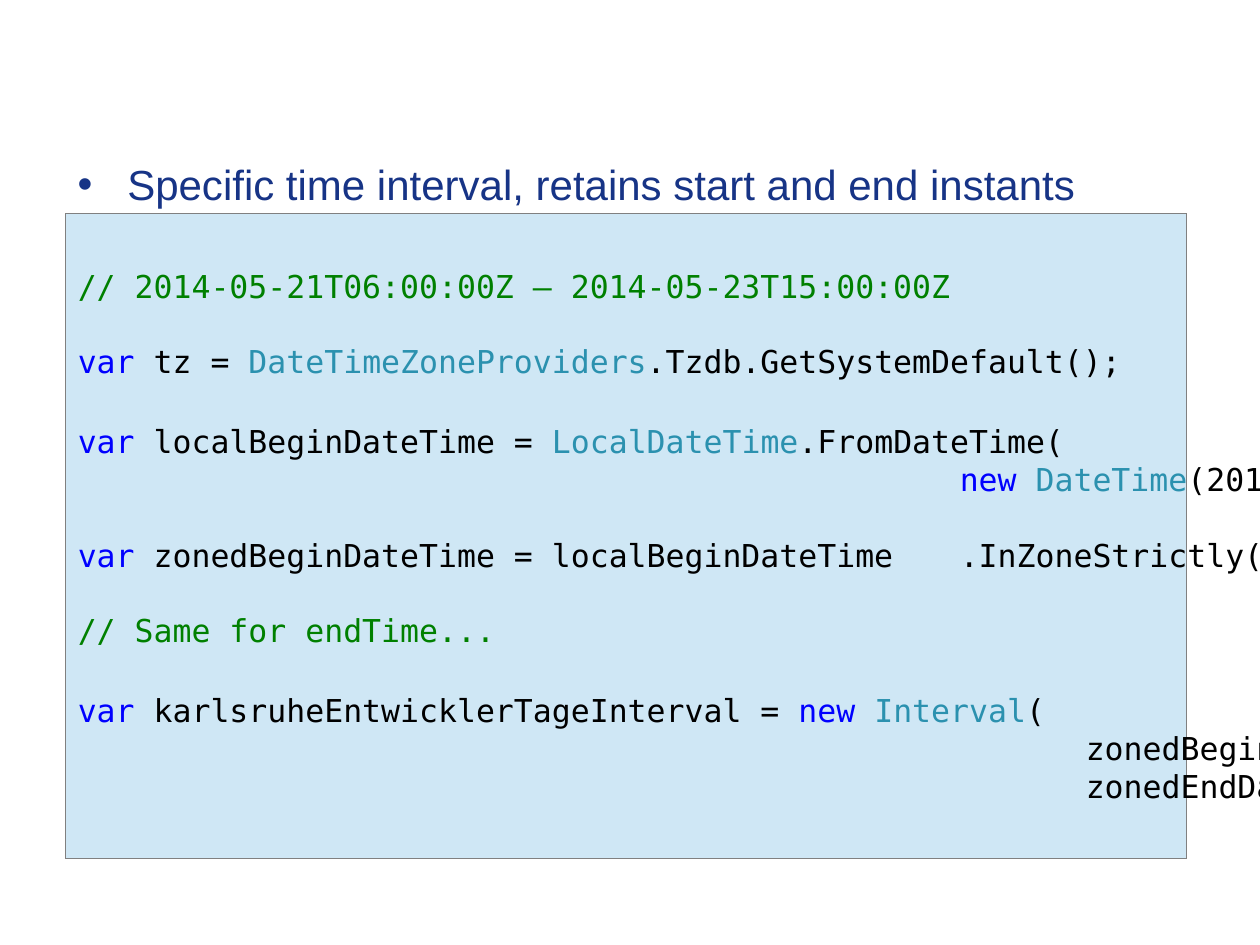
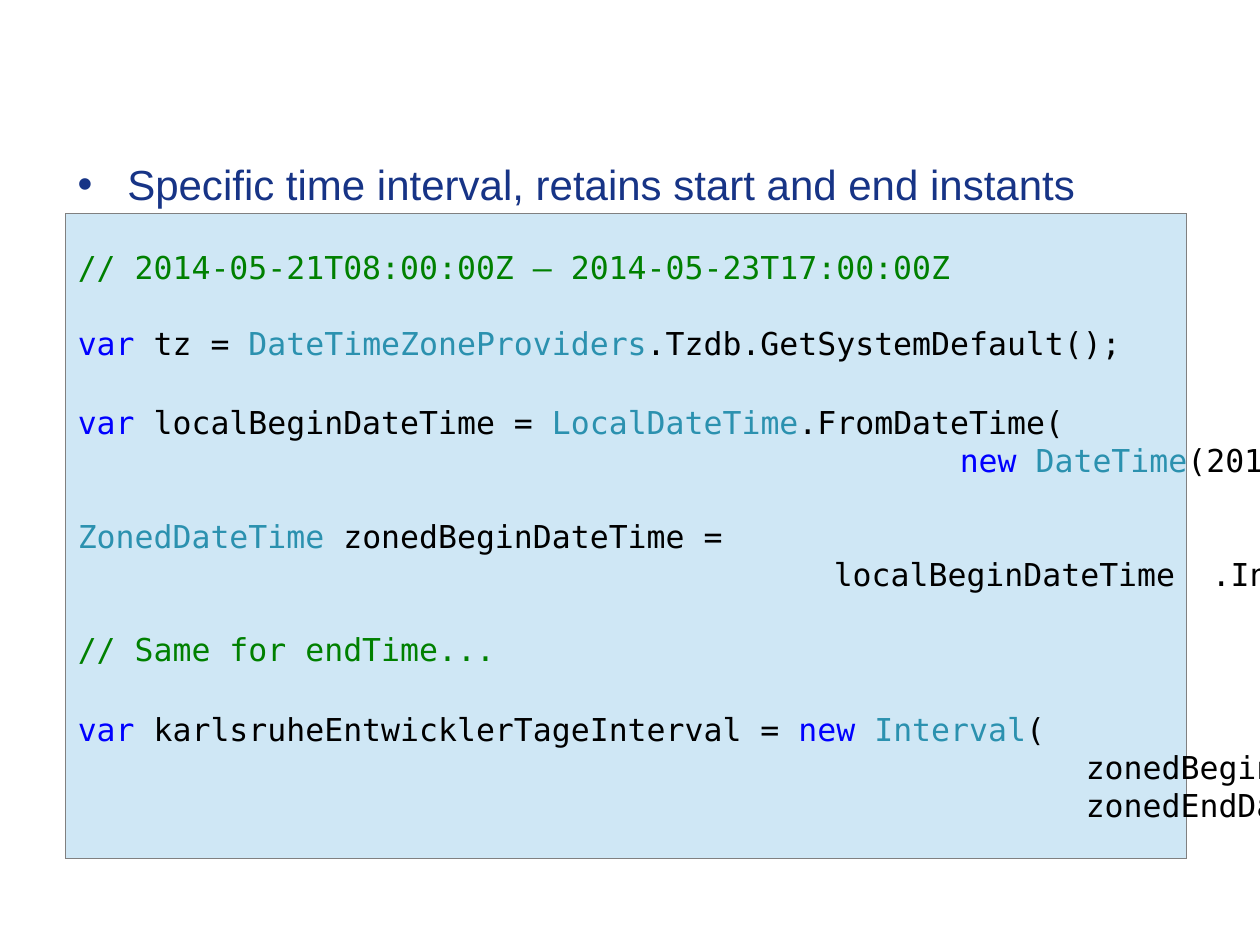
Before and after one commit to Timothep/MarathonWOShoes, a slide deck: slide 13 of BarefootMarathon.odp. Drawn at 1260x945 pixels with LibreOffice and Linux fonts; fonts in the diff are those of the drawing; background and template pictures are left out. Boxes give left, top, right and bottom in pixels: in the first picture for what was removed or moved away, otherwise in the second. Text is boxed around its words. In the diff, an @@ line names an element or a change of style, - is before the commit and + after.

```diff
--- a/BarefootMarathon.odp
+++ b/BarefootMarathon.odp
@@ text in rectangle at (x1=135, y1=255, x2=950, y2=280): text changed @@
-// 2014-05-21T06:00:00Z – 2014-05-23T15:00:00Z
+// 2014-05-21T08:00:00Z – 2014-05-23T17:00:00Z
@@ text in rectangle at (x1=78, y1=524, x2=1175, y2=593): text changed @@
-var zonedBeginDateTime = localBeginDateTime .InZoneStrictly(tz);
+ZonedDateTime zonedBeginDateTime =
+localBeginDateTime .InZoneStrictly(tz);
```
Also in this commit, not shown: 7 other slides changed, 1 slide added, 1 slide removed, 2 other files.
